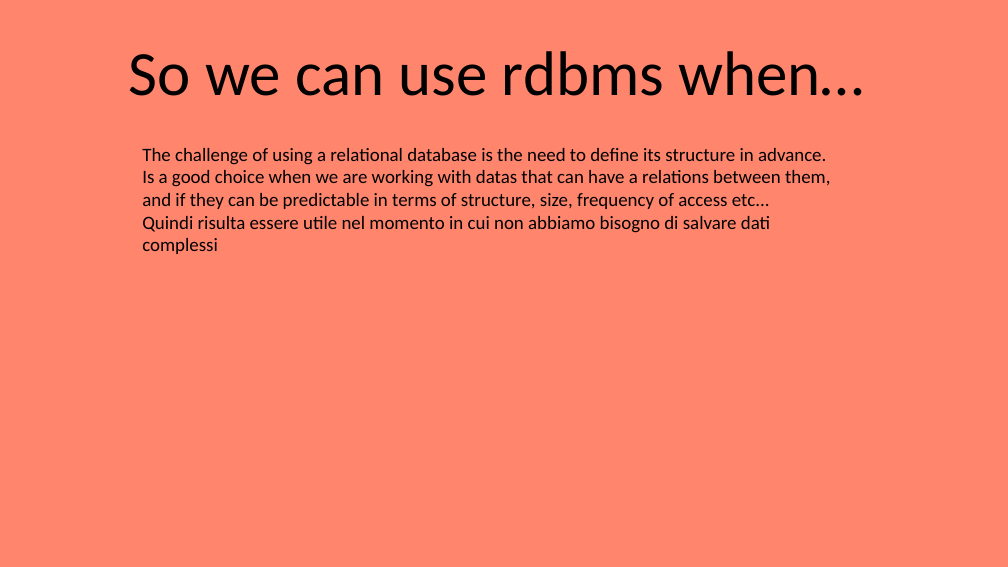
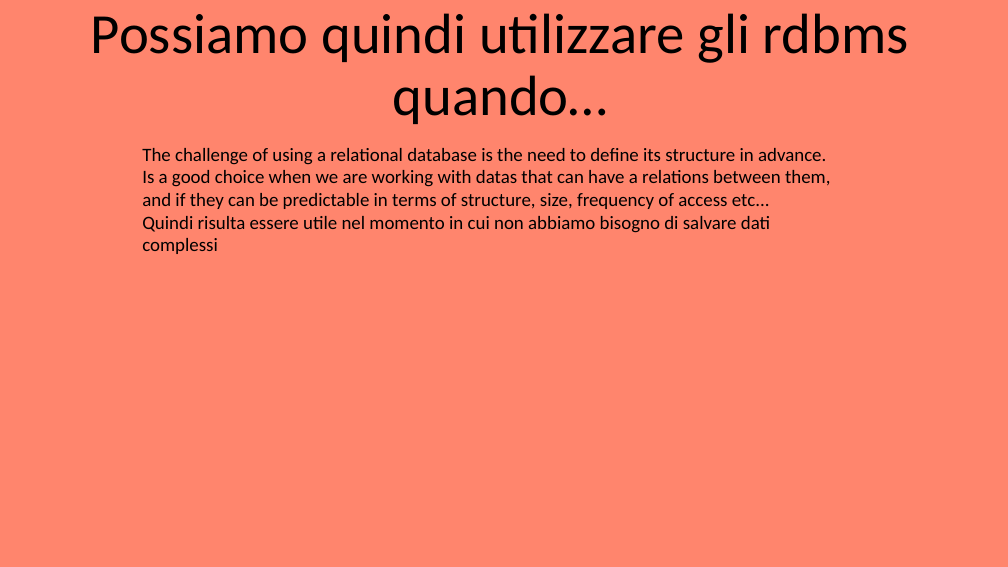
Before and after one commit to EmanueleCitarella/presentationAS, a slide deck: slide 30 of Sql vs NoSql.pptx. Drawn at 1008x567 pixels with LibreOffice and Linux fonts; fonts in the diff are those of the drawing. Boxes give left, top, right and bottom in pixels: in the first picture for what was removed or moved away, otherwise in the second. Text is boxed around its words. In the diff, an @@ line names an element or a change of style, - is before the commit and + after.

```diff
--- a/Sql vs NoSql.pptx
+++ b/Sql vs NoSql.pptx
@@ title at (91,13,909,124): text changed; size 60 to 54 pt @@
-So we can use rdbms when…
+Possiamo quindi utilizzare gli rdbms quando…
```
Also in this commit, not shown: 22 other slides changed, 1 slide added, 2 slides removed, 1 other file.
